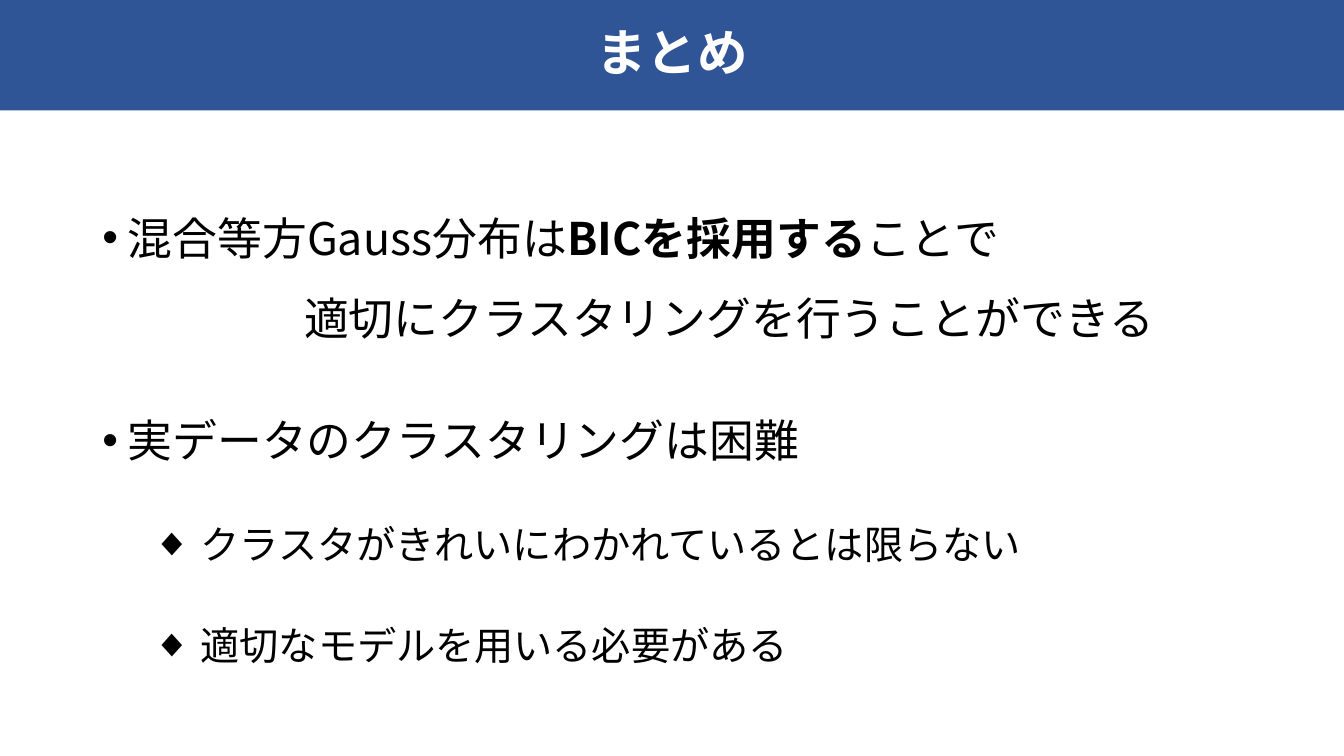
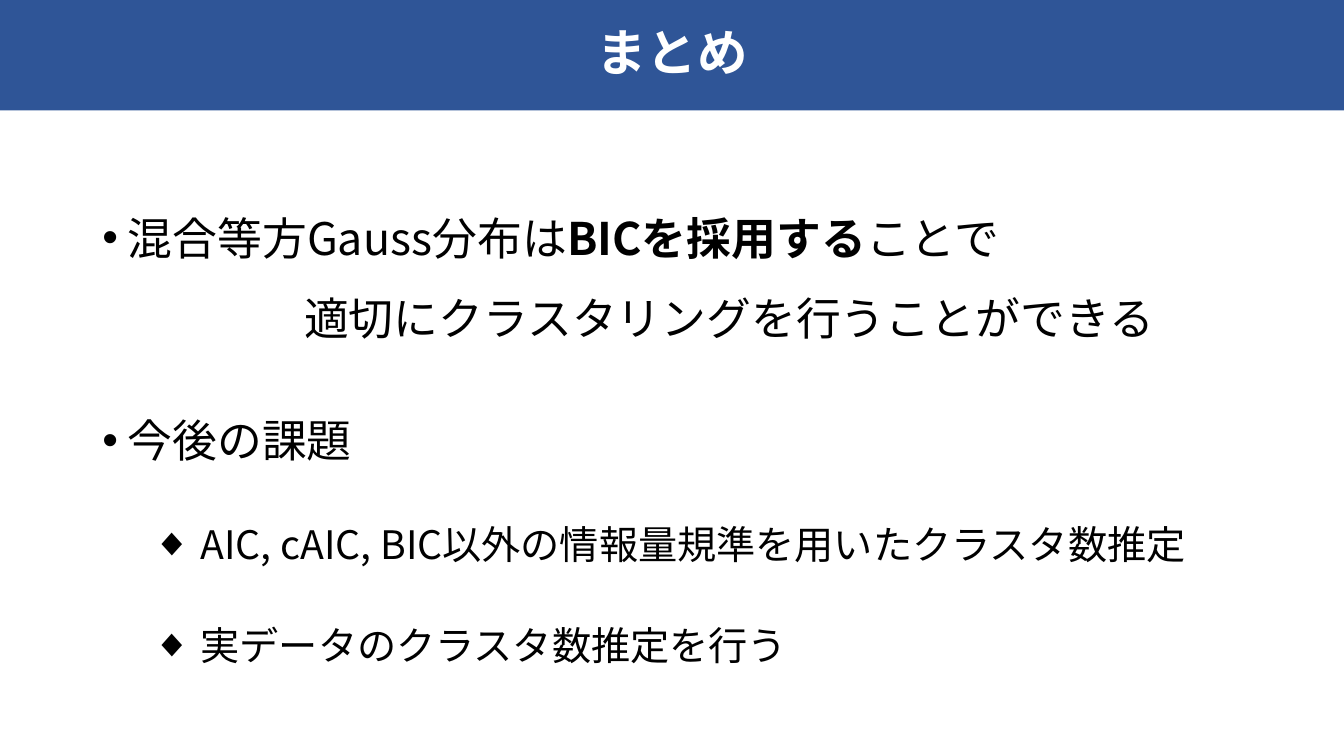
Before and after one commit to raryosu/graduation-research, a slide deck: slide 15 of docs/interim-presen/interim_hagihara.pptx (slide 16 before the commit). Drawn at 1344x756 pixels with LibreOffice and Linux fonts; fonts in the diff are those of the drawing. Boxes give left, top, right and bottom in pixels: in the first picture for what was removed or moved away, otherwise in the second. Text is boxed around its words. In the diff, an @@ line names an element or a change of style, - is before the commit and + after.

```diff
--- a/docs/interim-presen/interim_hagihara.pptx
+++ b/docs/interim-presen/interim_hagihara.pptx
@@ text at <box>128,419,1185,664</box>: text changed @@
-• 実データのクラスタリングは困難
-  ◆ クラスタがきれいにわかれているとは限らない
-  ◆ 適切なモデルを用いる必要がある
+• 今後の課題
+  ◆ AIC, cAIC, BIC以外の情報量規準を用いたクラスタ数推定
+  ◆ 実データのクラスタ数推定を行う
```
Also in this commit, not shown: 5 other slides changed, 1 slide added, 4 slides removed, 2 other files.
